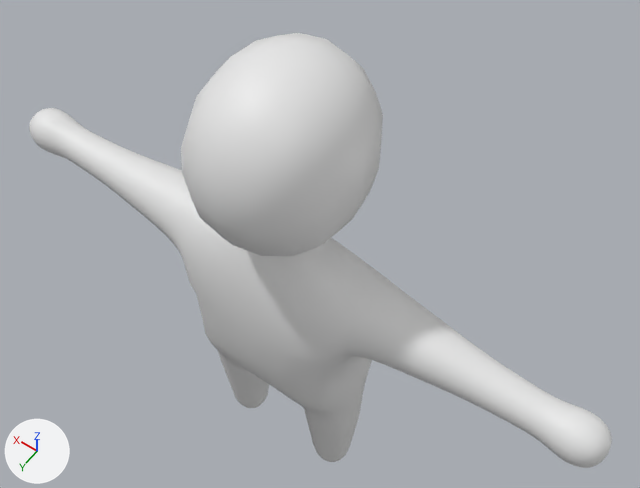
Two versions of the glTF model Assets/Character.glb, one commit apart.
Both versions are drawn from a 50 mm lens placed at (-2.04, 2.47, 5.26), pointed at (-0.04, -0.33, 0.86). Lighting does not change. The marker at lower left points along +X, +Y and +Z. Vertices at the same position are counted once.

The older version as bpy lines, for what is in view:
```python
mat_character = principled_material('Character')
mat_character.base_color = (0.8, 0.8, 0.8)  # white #e7e7e7
me_cube_002 = bpy.data.meshes.new('Cube.002')
me_cube_002.from_pydata(...)  # 1842 vertices, 3680 faces; spans x -2.11..2.11, y -0.61..0.49, z -1.15..2.47
me_cube_002.materials.append(mat_character)  # white #e7e7e7
ob_character = bpy.data.objects.new('Character', me_cube_002)
ob_character.location = (0.0, 0.0, 0.0)
```
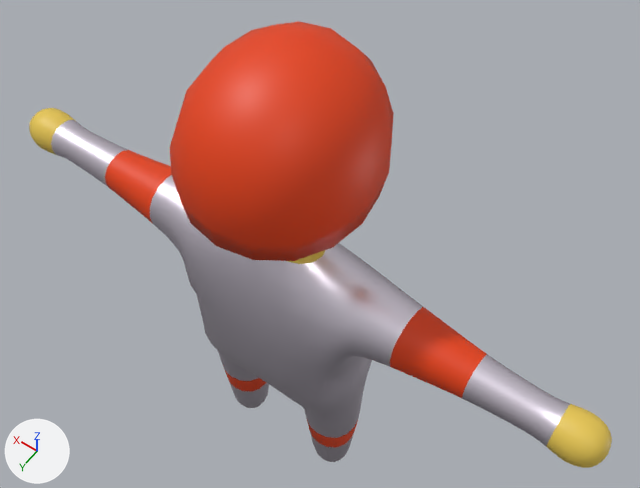
Scene script edits in JSON lines:
```json
{"op": "add", "block": "img_untitled", "code": ["img_untitled = load_image('Untitled', '_unpacked/Untitled', 1024, 1024, 'sRGB')"]}
{"op": "set", "path": "mat_character.base_color", "old": "(0.8, 0.8, 0.8)", "new": "(0.799, 0.571, 0.0844)", "note": "white #e7e7e7 -> yellow #e7c752"}
{"op": "add", "block": "mat_material_002", "code": ["mat_material_002 = principled_material('Material.002')", "mat_material_002.base_color = (0.952, 0.875, 1.0)  # white #faf0ff", "mat_material_002.metallic = 1.0", "mat_material_002.roughness = 0.33"]}
{"op": "add", "block": "mat_material_003", "code": ["mat_material_003 = principled_material('Material.003')", "mat_material_003.texture = img_untitled"]}
{"op": "add", "block": "mat_material_001", "code": ["mat_material_001 = principled_material('Material.001')", "mat_material_001.base_color = (0.802, 0.0529, 0.00207)  # orange #e74107"]}
{"block": "me_cube_002", "where": "# used by ob_character; location = (0.0, 0.0, 0.0)"}
{"op": "remove", "block": "me_cube_002", "code": "me_cube_002.from_pydata(...)  # 1842 vertices, 3680 faces; spans x -2.11..2.11, y -0.61..0.49, z -1.15..2.47"}
{"op": "add", "block": "me_cube_002", "code": "me_cube_002.from_pydata(...)  # 1864 vertices, 3724 faces; spans x -2.11..2.11, y -0.62..0.54, z -1.15..2.53"}
{"block": "me_cube_002", "change": "me_cube_002 part 1"}
{"block": "me_cube_002", "change": "24 vertices are removed from x -0.46..0.46, y -0.53..0.34, z 1.85..2.47"}
{"block": "me_cube_002", "change": "94 faces are deleted"}
{"block": "me_cube_002", "change": "39 vertices move from x -0.49..0.49, y -0.46..0.49, z 1.85..2.45 to x -0.55..0.54, y -0.62..0.54, z 1.67..2.53"}
{"block": "me_cube_002", "change": "46 vertices are added at x -0.51..0.55, y -0.62..0.38, z 1.65..2.51"}
{"block": "me_cube_002", "change": "136 new faces join them, mat_material_001 (orange #e74107)"}
{"block": "me_cube_002", "change": "2 new faces join them, mat_material_003 (picture img_untitled)"}
{"block": "me_cube_002", "change": "me_cube_002 part 2: 96 kept faces spanning x -0.55..0.51, y -0.62..0.54, z 1.38..2.53 get new texture (UV) coordinates"}
{"block": "me_cube_002", "change": "me_cube_002 part 3: 563 faces spanning x -1.32..1.32, y -0.62..0.54, z -0.71..2.53 switch from mat_character (white #e7e7e7) to mat_material_001 (orange #e74107)"}
{"block": "me_cube_002", "change": "me_cube_002 part 4: 2304 faces spanning x -1.83..1.83, y -0.44..0.36, z -1.15..1.28 switch from mat_character (white #e7e7e7) to mat_material_002 (white #faf0ff)"}
{"op": "add", "block": "me_cube_002", "code": "me_cube_002.materials.append(mat_material_003)  # picture img_untitled"}
```

Location of each change, [x1, y1, x2, y2] in pixels of the pictures (640 x 488 px; the box of a moved part takes in the faces that stretch with it):
```json
{"object": "Character", "change": "recoloured, reshaped", "before": [29, 33, 612, 468], "after": [29, 21, 612, 468]}
{"part": 1, "of": "me_cube_002", "change": "moved or reshaped", "before": [181, 33, 383, 251], "after": [170, 21, 394, 222]}
{"part": 2, "of": "me_cube_002", "change": "surface changed", "before": [189, 37, 372, 251], "after": [170, 44, 391, 261]}
{"part": 3, "of": "me_cube_002", "change": "recoloured", "before": [105, 150, 487, 447], "after": [105, 150, 487, 447], "on screen": "white to red"}
{"part": 4, "of": "me_cube_002", "change": "recoloured", "before": [51, 120, 570, 462], "after": [51, 120, 570, 462]}
```
